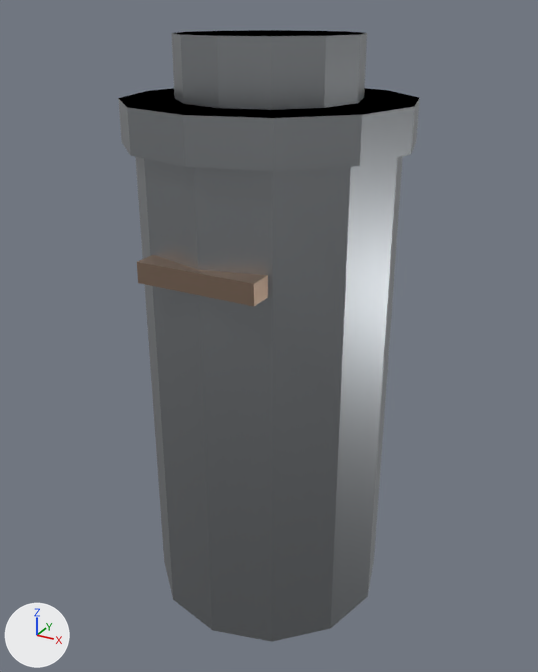
The glTF model public/models/props/post_box.glb, before and after one commit.
Both versions are drawn from a camera (50 mm lens) standing at (0.872, -1.588, 1.54) and looking at (-0.001, 0.0, 0.746). Lighting does not change. The marker at lower left points along +X, +Y and +Z. The first picture is the older version. Where no turn or scale is listed for an object, it has been applied to the vertices. Vertices at exactly the same position are counted once.

The first picture shows 'props_post_box'.
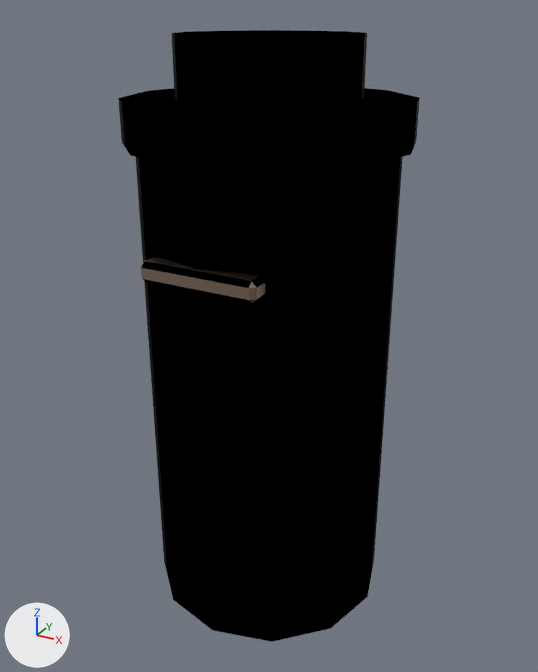
Patch to the scene script:
```diff
--- a/public/models/props/post_box.glb.py
+++ b/public/models/props/post_box.glb.py
@@ mat_metal_painted @@
 n0 = _N.new('ShaderNodeBsdfPrincipled'); n0.name = 'Principled BSDF'
-n0.inputs[0].default_value = (0.38, 0.4, 0.42, 1.0)  # 'Base Color', grey #a6aaad
 n0.inputs[1].default_value = 1.0  # 'Metallic'
@@ mat_metal_painted @@
 n1 = _N.new('ShaderNodeOutputMaterial'); n1.name = 'Material Output'
+n2 = _N.new('ShaderNodeMix'); n2.name = 'Mix'
+n2.data_type = 'RGBA'
+n2.blend_type = 'MULTIPLY'
+n2.inputs[0].default_value = 1.0  # 'Factor'
+n2.inputs[7].default_value = (0.38, 0.4, 0.42, 1.0)  # 'B', grey #a6aaad
+n3 = _N.new('ShaderNodeVertexColor'); n3.name = 'Color Attribute'
 _L.new(n0.outputs[0], n1.inputs[0])  # 'BSDF' to 'Surface'
+_L.new(n2.outputs[2], n0.inputs[0])  # 'Result' to 'Base Color'
+_L.new(n3.outputs[0], n2.inputs[6])  # 'Color' to 'A'
@@ mat_metal_rust @@
 n0 = _N.new('ShaderNodeBsdfPrincipled'); n0.name = 'Principled BSDF'
-n0.inputs[0].default_value = (0.45, 0.32, 0.24, 1.0)  # 'Base Color', beige #b39986
 n0.inputs[1].default_value = 1.0  # 'Metallic'
@@ mat_metal_rust @@
 n1 = _N.new('ShaderNodeOutputMaterial'); n1.name = 'Material Output'
+n2 = _N.new('ShaderNodeMix'); n2.name = 'Mix'
+n2.data_type = 'RGBA'
+n2.blend_type = 'MULTIPLY'
+n2.inputs[0].default_value = 1.0  # 'Factor'
+n2.inputs[7].default_value = (0.45, 0.32, 0.24, 1.0)  # 'B', beige #b39986
+n3 = _N.new('ShaderNodeVertexColor'); n3.name = 'Color Attribute'
 _L.new(n0.outputs[0], n1.inputs[0])  # 'BSDF' to 'Surface'
+_L.new(n2.outputs[2], n0.inputs[0])  # 'Result' to 'Base Color'
+_L.new(n3.outputs[0], n2.inputs[6])  # 'Color' to 'A'
@@ me_props_post_box @@
 # used by ob_props_post_box; location = (0.0, 0.0, 0.745)
-me_props_post_box.from_pydata(...)  # 84 vertices, 156 faces; spans x -0.35..0.35, y -0.35..0.35, z -0.745..0.745
+me_props_post_box.from_pydata(...)  # 100 vertices, 188 faces; spans x -0.35..0.35, y -0.35..0.35, z -0.745..0.745
+# me_props_post_box part 1: the loose piece of 8 vertices spanning x -0.15..0.15, y -0.34..-0.28, z 0.23..0.28 is rebuilt with 24 vertices and now spans x -0.15..0.15, y -0.34..-0.28, z 0.23..0.28
 me_props_post_box.materials.append(mat_metal_painted)
```

Pixel boxes (x1, y1, x2, y2) of what changed, in the pictures (538 x 672 px):
'props_post_box', recoloured, reshaped (darker)
    both: (118, 30, 420, 642)
part 1 of me_props_post_box, rebuilt (8% shorter)
    before: (137, 255, 268, 306)
    after: (140, 257, 265, 304)
